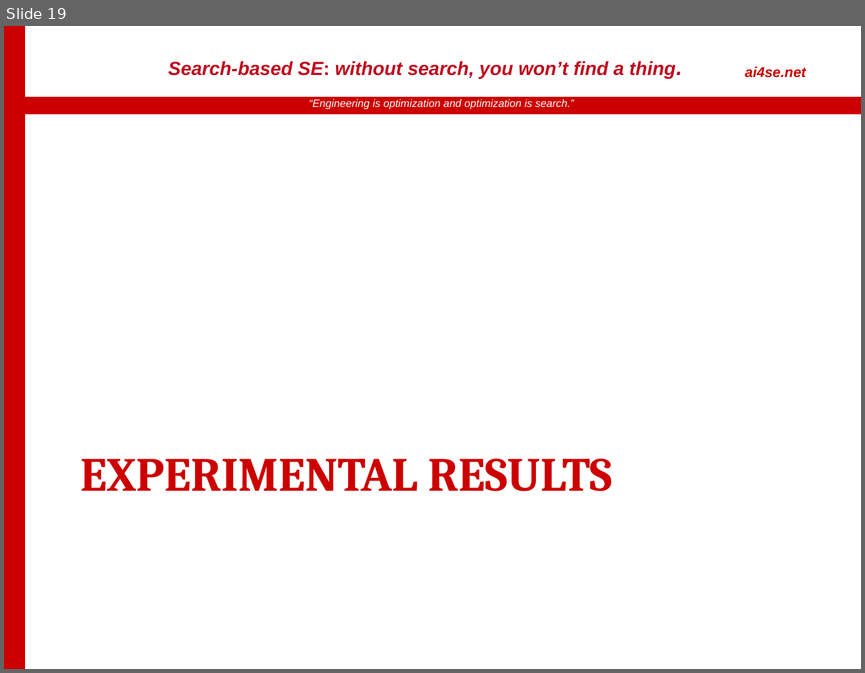
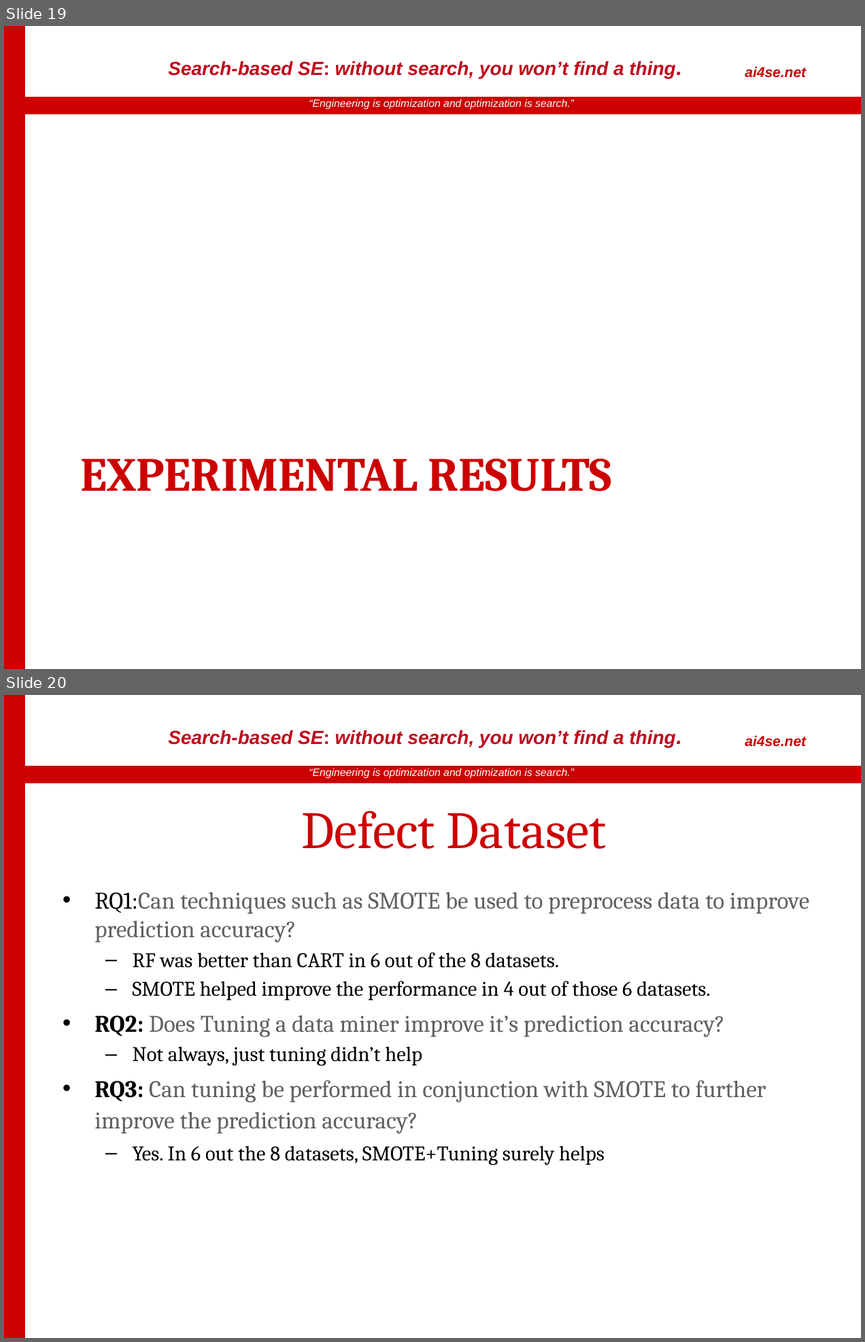
Before and after one commit to rahlk/CSC712-Software-Testing, a slide deck: Report/FinalPresentation.pptx. Shown one above the other, each under a label of ours: slide 19 before the commit, slides 19 and 20 after it. The pictures are 865x673 and 865x1342 pixels, drawn with LibreOffice and Linux fonts; fonts in the diff are those of the drawing; background and template pictures are left out. Boxes give left, top, right and bottom in pixels: in the first picture for what was removed or moved away, otherwise in the second. Text is boxed around its words. In the diff, an @@ line names an element or a change of style, - is before the commit and + after.

Commit message:
Presentation

```diff
--- a/Report/FinalPresentation.pptx
+++ b/Report/FinalPresentation.pptx
@@ slide 20 added at [4, 695, 861, 1338], background #FFFFFF; not listed: 4 template elements that a slide beside it also shows @@
@@ title added at [301, 811, 606, 849], 44 pt, text #CC0000 @@
+Defect Dataset
@@ text added at [94, 892, 809, 1165], 20 pt, text #606060 @@
+• RQ1:Can techniques such as SMOTE be used to preprocess data to improve prediction accuracy?
+  – RF was better than CART in 6 out of the 8 datasets.
+  – SMOTE helped improve the performance in 4 out of those 6 datasets.
+• RQ2: Does Tuning a data miner improve it’s prediction accuracy?
+  – Not always, just tuning didn’t help
+• RQ3: Can tuning be performed in conjunction with SMOTE to further improve the prediction accuracy?
+  – Yes. In 6 out the 8 datasets, SMOTE+Tuning surely helps
```
Also in this commit, not shown: 3 other slides added, 1 slide removed.
